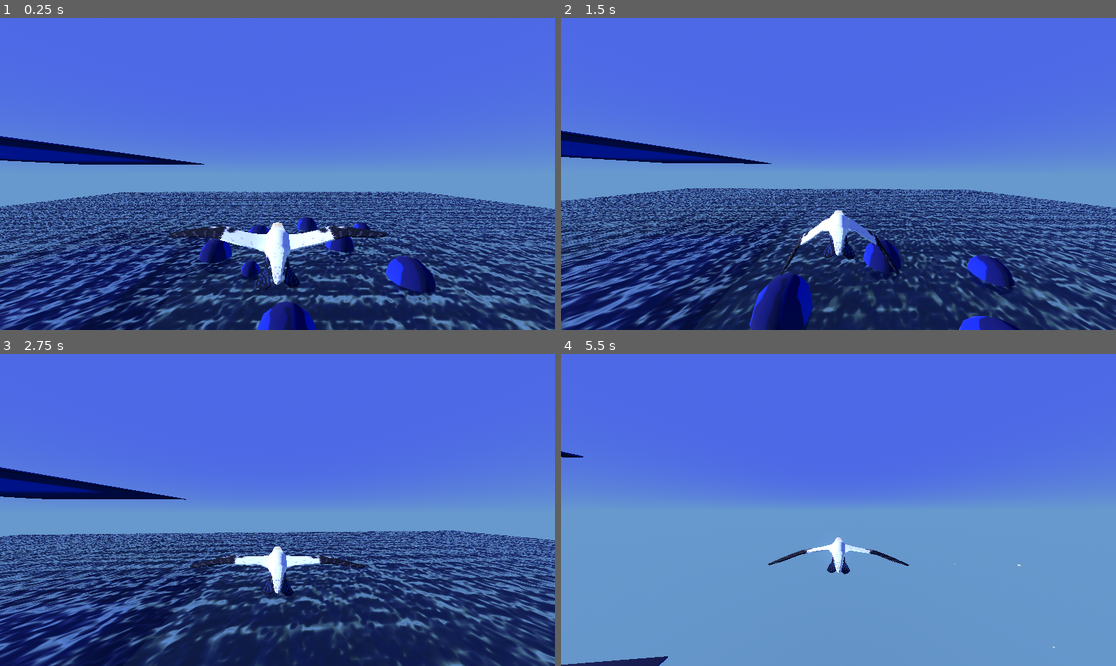
Above: before the commit, frames 1-4 (two rows, left to right).
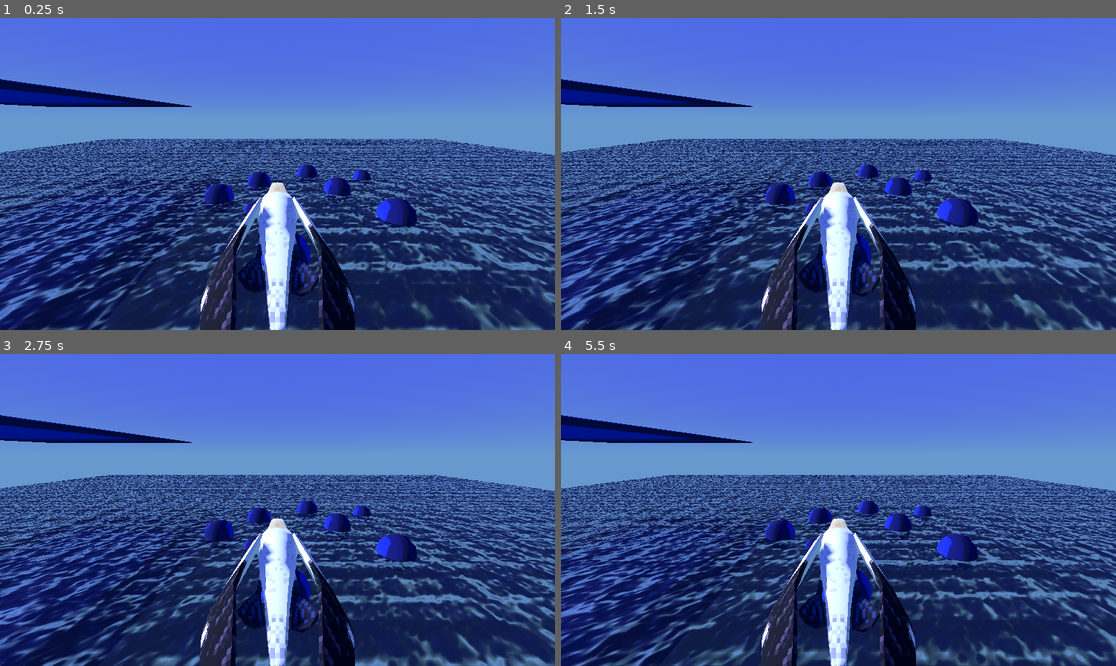
Above: after the commit, the same moments.

Repository: dreamfunicular/trianglegamejam26
Game: Godot game, scene res://BirdTestEnv.tscn
Same seed, same stepped clock (60 frames per second), same inputs: the game is played once before the commit and once after it. The project has no main scene, so this scene is started directly. The engine's default icon, where the game draws it, is replaced by a stand-in: a white triangle on a blue panel in a dark square.
Inputs (mouse positions are in pixels of both pictures, inside the frame that each line leads up to):
- Up to frame 1 (0.25 s): no input
- Up to frame 2 (1.5 s): move the mouse to (866, 174) at 0.52 s; tap Space (Flap) at 0.77, 1.07 s; move the mouse to (810, 174) at 1.27 s
- Up to frame 3 (2.75 s): tap Space (Flap) at 1.52, 1.82 s; move the mouse to (288, 503) at 2.02 s
- Up to frame 4 (5.5 s): move the mouse to (832, 516) at 2.77 s; tap Space (Flap) at 3.02, 3.32, 3.77, 4.07, 4.52, 4.82 s; move the mouse to (877, 513) at 3.52 s; move the mouse to (794, 506) at 4.27 s; move the mouse to (844, 510) at 5.02 s

The runs differ from the first frame. In frame 1, 58% of the frame differs, in the area x 0-100%, y 19-100%; in frame 2, 57%; in frame 3, 58%; in frame 4, 72%.
Error after the commit: Parse Error: Identifier "SongPlayer" not declared in the current scope. (res://Objects/Player/player.gd:306)

Commit message:
fixed the bird sounds

Diff:
--- /dev/null
+++ b/Environment/UpwardSplashInstance.tscn
@@ -0,0 +1,23 @@
+[gd_scene load_steps=5 format=3 uid="uid://dtrhahv1wb0o2"]
+
+[ext_resource type="Script" uid="uid://dwltxun3qtlyu" path="res://Environment/splash_instance.gd" id="1_ud4dy"]
+[ext_resource type="AudioStream" uid="uid://342by0pl7knt" path="res://audio/SFX/water/upsplash 1.ogg" id="2_ud4dy"]
+[ext_resource type="AudioStream" uid="uid://bx15jpamowm4v" path="res://audio/SFX/water/upsplash 2.ogg" id="3_xk2hi"]
+[ext_resource type="AudioStream" uid="uid://4hjkm1isadsa" path="res://audio/SFX/water/upsplash 3a.ogg" id="4_vorq7"]
+
+[node name="UpwardSplashInstance" type="Node3D"]
+script = ExtResource("1_ud4dy")
+
+[node name="Sounds" type="Node3D" parent="."]
+
+[node name="AudioStreamPlayer3D" type="AudioStreamPlayer3D" parent="Sounds"]
+stream = ExtResource("2_ud4dy")
+volume_db = 6.0
+
+[node name="AudioStreamPlayer3D2" type="AudioStreamPlayer3D" parent="Sounds"]
+stream = ExtResource("3_xk2hi")
+volume_db = 6.0
+
+[node name="AudioStreamPlayer3D3" type="AudioStreamPlayer3D" parent="Sounds"]
+stream = ExtResource("4_vorq7")
+volume_db = 8.0
--- a/Environment/splash_instance.gd
+++ b/Environment/splash_instance.gd
@@ -9,14 +9,10 @@
 	$Sounds.get_child(num).pitch_scale = randf_range(0.9, 1.1)
 	$Sounds.get_child(num).play()
 
-	# TODO
 
-
-	# do some particles
-	# TODO
+	# TODO  do some particles
 
 
 	# kill yourself
-	# TODO
 	await get_tree().create_timer(5).timeout
 	queue_free()
--- a/Objects/Player/Player.tscn
+++ b/Objects/Player/Player.tscn
@@ -8,6 +8,7 @@
 [ext_resource type="AudioStream" uid="uid://ba8cqx4iwfxlt" path="res://audio/SFX/wing_flapping/big-flap--03.ogg" id="6_ebgc0"]
 [ext_resource type="AudioStream" uid="uid://r2e64jb810hj" path="res://audio/SFX/wing_flapping/big-flap--04.ogg" id="7_1ggq4"]
 [ext_resource type="AudioStream" uid="uid://elw4fe3ltwiq" path="res://audio/SFX/wing_flapping/big-flap--05.ogg" id="8_q10m3"]
+[ext_resource type="AudioStream" uid="uid://ciysvxgk2bn8s" path="res://audio/SFX/burst.wav" id="9_7t0p5"]
 
 [sub_resource type="Curve" id="Curve_cac6a"]
 _data = [Vector2(0, 0), 0.0, 0.0, 0, 0, Vector2(0.24456522, 1), 0.0, 0.0, 0, 0, Vector2(0.4076087, 0), 0.0, 0.0, 0, 0]
@@ -77,3 +78,7 @@
 
 [node name="Flap5" type="AudioStreamPlayer3D" parent="BirdSounds/Flap"]
 stream = ExtResource("8_q10m3")
+
+[node name="Burst Hit Noise" type="AudioStreamPlayer3D" parent="BirdSounds"]
+stream = ExtResource("9_7t0p5")
+volume_db = -23.361
--- a/Objects/Player/player.gd
+++ b/Objects/Player/player.gd
@@ -68,6 +68,7 @@
 var shake_dir : float = 0.0
 
 var splash_scene = preload("res://Environment/SplashInstance.tscn")
+var upward_splash_scene = preload("res://Environment/UpwardSplashInstance.tscn")
 
 @onready var playback = model.get_anim_tree().get(air_state_playback_path) as AnimationNodeStateMachinePlayback
 
@@ -169,17 +170,18 @@
 
 					playback.travel(DIVE_STATE_NAME)
 
-					## TODO: Add Sound Effect
-					## TODO: Add Particles
 
 		PlayerStates.DIVE:
 			if position.y > 0:
 				state = PlayerStates.FLY
+				var _new_up_spash = upward_splash_scene.instantiate()
+				add_sibling(_new_up_spash)
 
 				if (boost_click > 0.0 && boost_click_2 == -NON_BOOST_TIME):
 					boost_time = BOOST_DUR
 					playback.travel(SUPER_STATE_NAME)
 					set_shake(1.0)
+					$"BirdSounds/Burst Hit Noise".play()
 				else:
 					playback.travel(FLIGHT_STATE_NAME)
 
@@ -301,6 +303,7 @@
 	tween.tween_method(func(value): set_shader_value("activate", value), 0.0, 1.0, 0.1); # args are: (method to call / start value / end value / duration of animation)
 
 	## TODO add sound adjustments
+	SongPlayer.enter_water()
 
 func camera_exit_water():
 	camera_in_water = false
@@ -310,3 +313,4 @@
 	tween.tween_method(func(value): set_shader_value("activate", value), 1.0, 0.0, 0.1); # args are: (method to call / start value / end value / duration of animation)
 
 	## TODO add any sound adjustments
+	SongPlayer.exit_water()
--- a/audio/music/song player.tscn
+++ b/audio/music/song player.tscn
@@ -1,23 +1,25 @@
 [gd_scene load_steps=4 format=3 uid="uid://c4nva66m374st"]
 
 [ext_resource type="Script" uid="uid://cjkyj5yfk382v" path="res://audio/music/song_player.gd" id="1_a1gr8"]
-[ext_resource type="AudioStream" uid="uid://de7rhtt664mex" path="res://audio/music/bird game fly above.wav" id="2_8jmgw"]
-[ext_resource type="AudioStream" uid="uid://cgsubx2pwdc57" path="res://audio/music/bird game fly CHORDS.wav" id="3_88p2u"]
+[ext_resource type="AudioStream" uid="uid://cy81ybsr1q21f" path="res://audio/music/bird game fly above.wav" id="2_8jmgw"]
+[ext_resource type="AudioStream" uid="uid://m2pvbvgxuimu" path="res://audio/music/bird game fly CHORDS.wav" id="3_88p2u"]
 
-[node name="SongPlayer" type="Node2D"]
+[node name="SongPlayer" type="Node"]
 script = ExtResource("1_a1gr8")
 
 [node name="Above Water" type="AudioStreamPlayer2D" parent="."]
-position = Vector2(569, 257)
+position = Vector2(600, 325)
 stream = ExtResource("2_8jmgw")
 volume_db = 6.0
 bus = &"MainMusic"
 
 [node name="Below Water" type="AudioStreamPlayer2D" parent="."]
-position = Vector2(555, 259)
+position = Vector2(600, 325)
 stream = ExtResource("3_88p2u")
+volume_db = -80.0
 
 [node name="Button" type="Button" parent="."]
+visible = false
 offset_left = 537.0
 offset_top = 127.0
 offset_right = 691.0
@@ -25,6 +27,7 @@
 text = "click to do in water"
 
 [node name="Button2" type="Button" parent="."]
+visible = false
 offset_left = 16.0
 offset_top = 51.0
 offset_right = 130.0
--- a/audio/music/song_player.gd
+++ b/audio/music/song_player.gd
@@ -1,4 +1,4 @@
-extends Node2D
+extends Node
 
 
 func _ready():
@@ -10,7 +10,7 @@
 
 func enter_water():
 	var tween = create_tween()
-	tween.tween_property($"Below Water", "volume_db", -12.0, 0.2).set_trans(Tween.TRANS_EXPO)
+	tween.tween_property($"Below Water", "volume_db", -4.0, 0.2).set_trans(Tween.TRANS_EXPO)
 
 	var bus_index := AudioServer.get_bus_index("MainMusic")
 	var effect: AudioEffectFilter = AudioServer.get_bus_effect(bus_index, 0)
Not shown: 1 places in Objects/Player/Player.tscn that only renumber resources
Not shown, added: audio/SFX/burst.wav.import
Not shown, added: audio/SFX/water/burst.ogg.import
Not shown, added: audio/SFX/water/upsplash 1.ogg.import
Not shown, added: audio/SFX/water/upsplash 2.ogg.import
Not shown, added: audio/SFX/water/upsplash 3a.ogg.import
Not shown, changed: audio/music/bird game fly CHORDS.wav.import
Not shown, changed: audio/music/bird game fly above.wav.import
Not shown, added: audio/SFX/burst.wav
Not shown, added: audio/SFX/water/_water-bubbles-257594.mp3.asd
Not shown, added: audio/SFX/water/burst.ogg
Not shown, added: audio/SFX/water/upsplash 1.ogg
(and 4 more such lines)
